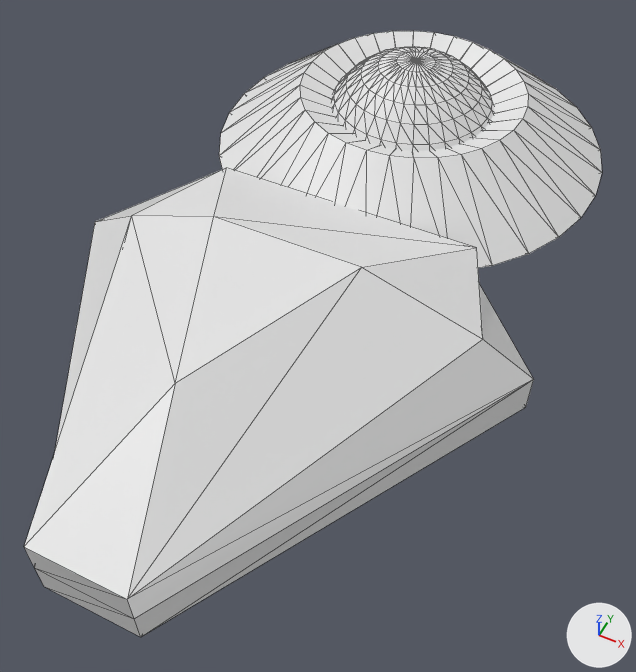
Two versions of the glTF model map画面/models/Pin.glb, one commit apart.
The view is the same before and after, from a camera (50 mm lens) standing at (1.31, -3.68, 2.79) and looking at (0.08, -1.23, -0.27). Every picture has the same lights, and +X, +Y and +Z are marked at lower right. The picture after the commit comes second. Mesh edges are drawn as thin lines. Where no turn or scale is listed for an object, it has been applied to the vertices.

In view in the first picture: '円柱', '球'.
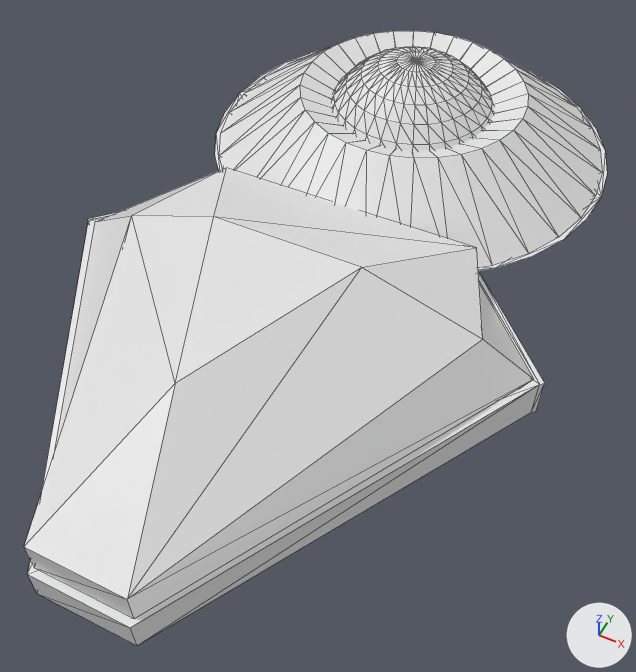
Pixel boxes (x1, y1, x2, y2) of what changed, in the pictures (636 x 672 px):
'Pin_Border', added
    after: (27, 50, 607, 646)

The edits, one by one:
Mesh me_円柱_002 is new.
It has 56 vertices, 70 faces and spans x -1.13..1.13, y -2.87..1.01, z -0.17..0.02.
Object 'Pin_Border' (ob_pin_border) is new; it shows me_円柱_002.
Its location is (0.0, 0.0, 0.0).
